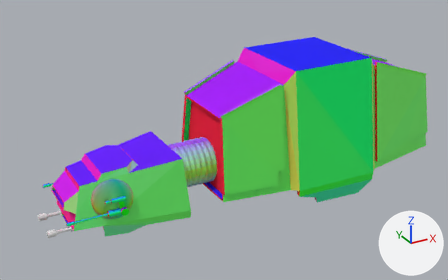
The Blender file AT-AT/AT-AT.blend as it was, and as the next commit left it.
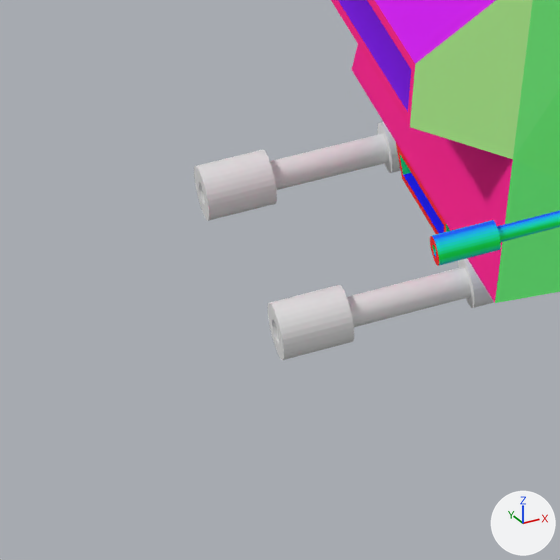
Each version appears first whole from a camera (50 mm lens) standing at (-6.96, -11.48, 12.36) and looking at (-0.58, 0.12, 6.56), and next in a close-up on the part from 3% to 18% of the width and 70% to 94% of the height. Lighting does not change. The marker at lower right points along +X, +Y and +Z. The older version's two pictures come first.

Names of what the first close-up shows: 'Head', 'Left_Big_Cannon', 'Left_Huge_Cannon', 'Right_Huge_Cannon'.
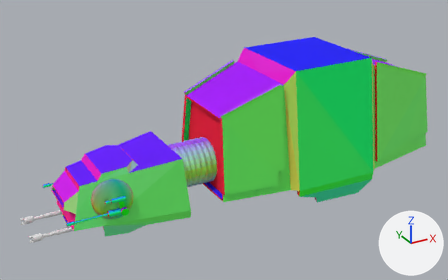
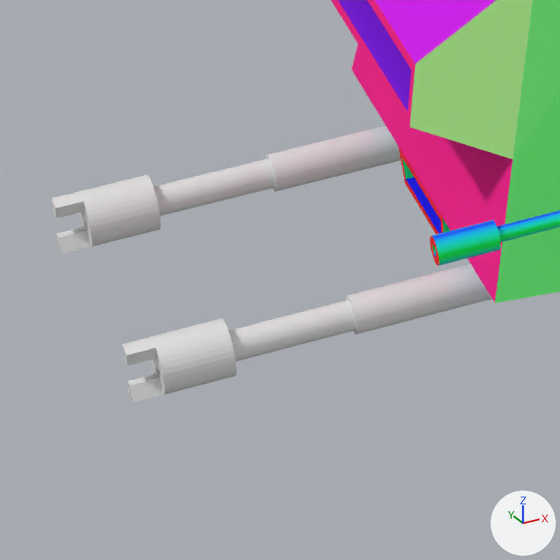
Commit message: feat: cannons rails

Changed parts and their boxes (x1, y1, x2, y2) in the close-ups (560 x 560 px; the box of a moved part takes in the faces that stretch with it):
'Right_Huge_Cannon', reshaped, rescaled, moved: before (194, 122, 401, 221); after (121, 264, 492, 402)
'Right_Huge_Cannon.001', added: after (51, 126, 401, 254)
'Left_Huge_Cannon', deleted: before (268, 258, 494, 360)
part 1 of me_cube, reshaped: (352, 45, 513, 303) in both
part 2 of me_cylinder_023, moved or reshaped: before (377, 122, 401, 173); after (346, 264, 492, 334)
part 3 of me_cylinder_023, built on: before (196, 167, 207, 220); after (121, 337, 163, 402)

What changed in the scene script:
```text
Change me_cube:
    used by ob_head; location = (-3.017, 0.0, 6.671)
    remove me_cube.from_pydata(...)  # 86 vertices, 59 faces; spans x -1.54..1.0, y -1.04..0.0, z -1.35..0.16
    add me_cube.from_pydata(...)  # 116 vertices, 82 faces; spans x -1.54..1.0, y -1.04..0.0, z -1.35..0.16
    me_cube part 1
    5 faces are deleted
    8 vertices in x -1.42..1.0, y -0.24..-0.14, z -1.29..-1.0 move by (0.0, 0.03, 0.0)
    7 vertices in x -1.42..1.0, y -0.2..-0.15, z -1.31..-1.02 move by (0.0, 0.02, 0.0)
    22 vertices are added at x -0.89..0.29, y -0.84..-0.2, z -1.28..-1.0
    8 new vertices lie (0.0, 0.0, 0.2) away from vertices in x 0.25..0.29, y -0.51..-0.27, z -1.2
    28 new faces join them
Change me_cylinder_023:
    used by ob_right_huge_cannon; parent = ob_bot_right_axis; location = (-3.414, 0.371, 5.578); rotation_euler = (0.0, 1.571, 0.0), in degrees (0, 90, 0); scale = (0.0985, 0.0985, 0.0985)
    remove me_cylinder_023.from_pydata(...)  # 320 vertices, 260 faces; spans x -1.0..1.0, y -1.0..1.0, z -15.2..1.0
    add me_cylinder_023.from_pydata(...)  # 340 vertices, 280 faces; spans x -0.7..0.7, y -0.7..0.7, z -15.9..1.0
    me_cylinder_023 part 2
    6 vertices in x -0.1..0.1, y 0.7, z -10.4..-4.5 move by (0.0, -0.2, 0.0)
    6 vertices in x 0.6..0.8, y 0.6..0.8, z -4.5..1.0 move by (-0.3, -0.3, 0.0)
    6 vertices in x 0.7, y -0.1..0.1, z -10.4..-4.5 move by (-0.2, 0.0, 0.0)
    6 vertices in x 0.6..0.8, y -0.8..-0.6, z -4.5..1.0 move by (-0.3, 0.3, 0.0)
    6 vertices in x -0.1..0.1, y -0.7, z -10.4..-4.5 move by (0.0, 0.2, 0.0)
    6 vertices in x -0.8..-0.6, y -0.8..-0.6, z -4.5..1.0 move by (0.3, 0.3, 0.0)
    92 vertices move from x -1.0..1.0, y -1.0..1.0, z -10.4..1.0 to x -0.6..0.6, y -0.6..0.6, z -10.4..1.0
    me_cylinder_023 part 3
    8 faces are deleted
    20 new vertices lie (0.0, 0.0, -0.7) away from vertices in x -0.7..0.7, y -0.3..0.3, z -15.2
    28 new faces join them
Add me_cylinder_007:
    me_cylinder_007.from_pydata(...)  # 340 vertices, 280 faces; spans x -0.7..0.7, y -0.7..0.7, z -15.9..1.0
Change ob_right_huge_cannon:
    ob_right_huge_cannon.scale: (0.0985, 0.0985, 0.0985) -> (0.0985, 0.109, 0.0985)
Change ob_bot_left_axis:
    ob_bot_left_axis.location: (-3.299, -0.371, 5.578) -> (-3.589, 0.386, 5.578)
    ob_bot_left_axis.scale: (0.0985, 0.0985, 0.0985) -> (0.0985, 0.0985, 0.0887)
Remove ob_left_huge_cannon:
    ob_left_huge_cannon = bpy.data.objects.new('Left_Huge_Cannon', me_cylinder_001)
    ob_left_huge_cannon.parent = ob_bot_left_axis
    ob_left_huge_cannon.matrix_parent_inverse = Matrix(((10.15, 0.0, 0.0, 33.48), (0.0, 0.0, 10.15, -56.61), (0.0, -10.15, 0.0, -3.764), (0.0, 0.0, 0.0, 1.0)))
    ob_left_huge_cannon.location = (-3.414, -0.371, 5.578)
    ob_left_huge_cannon.rotation_euler = (0.0, 1.571, 0.0)  # degrees (0, 90, 0)
    ob_left_huge_cannon.scale = (0.0985, 0.0985, 0.0985)
Change ob_bot_right_axis:
    ob_bot_right_axis.location: (-3.299, 0.371, 5.578) -> (-3.589, -0.386, 5.578)
    ob_bot_right_axis.scale: (0.0985, 0.0985, 0.0985) -> (0.0985, 0.0985, 0.0887)
Add ob_right_huge_cannon_001:
    ob_right_huge_cannon_001 = bpy.data.objects.new('Right_Huge_Cannon.001', me_cylinder_007)
    ob_right_huge_cannon_001.parent = ob_bot_left_axis
    ob_right_huge_cannon_001.matrix_parent_inverse = Matrix(((10.15, 0.0, 0.0, 33.48), (0.0, 0.0, 10.15, -56.61), (0.0, -10.15, 0.0, 3.764), (0.0, 0.0, 0.0, 1.0)))
    ob_right_huge_cannon_001.location = (-3.414, 0.371, 5.578)
    ob_right_huge_cannon_001.rotation_euler = (0.0, 1.571, 0.0)  # degrees (0, 90, 0)
    ob_right_huge_cannon_001.scale = (0.0985, 0.109, 0.0985)
```
